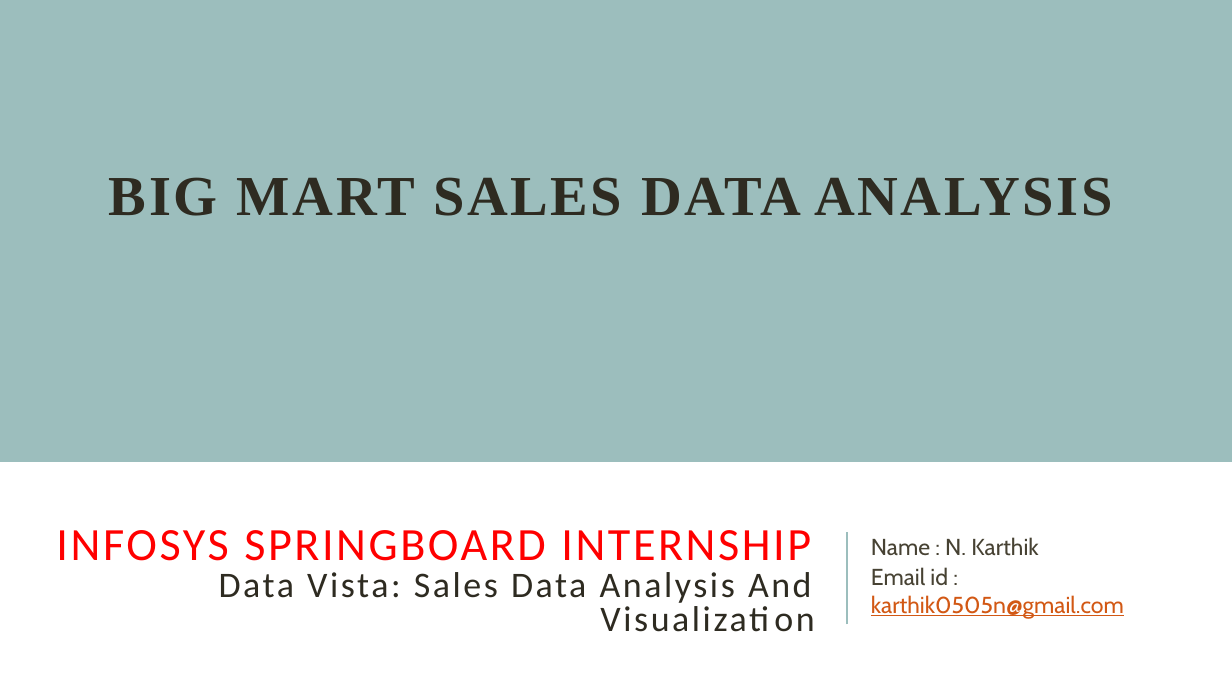
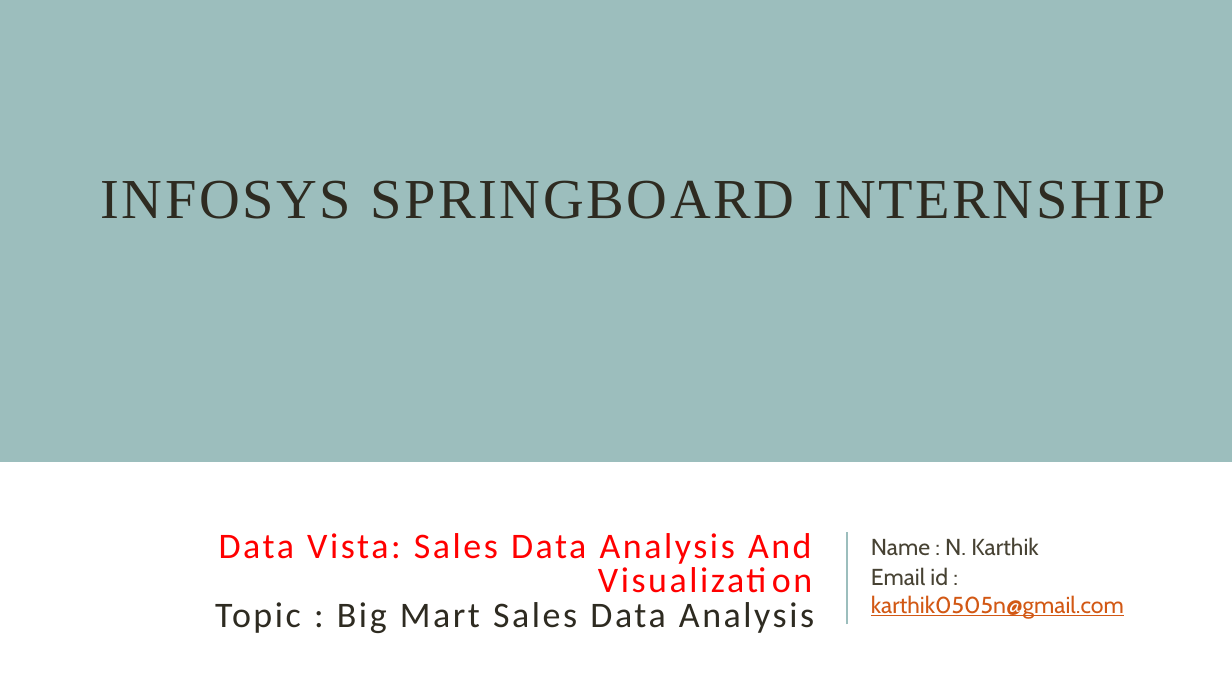
Before and after one commit to Karthik0505/KARTHIK.N_DataVista-Sales-Data-Analysis-and-Visualization_Infosys_Internship_Oct2024, a slide deck: slide 1 of Final_Project/PRESENTATION.pptx. Drawn at 1232x693 pixels with LibreOffice and Linux fonts; fonts in the diff are those of the drawing. Boxes give left, top, right and bottom in pixels: in the first picture for what was removed or moved away, otherwise in the second. Text is boxed around its words. In the diff, an @@ line names an element or a change of style, - is before the commit and + after.

```diff
--- a/Final_Project/PRESENTATION.pptx
+++ b/Final_Project/PRESENTATION.pptx
@@ text at [100, 180, 1166, 219]: text changed; bold off @@
-BIG MART SALES DATA ANALYSIS
+INFOSYS SPRINGBOARD INTERNSHIP
@@ title at [215, 533, 814, 633]: text changed; text colour #2E2B21 to #FF0000 @@
-INFOSYS SPRINGBOARD INTERNSHIP
-Data Vista: Sales Data Analysis And Visualization
+Data Vista: Sales Data Analysis And Visualization
+Topic : Big Mart Sales Data Analysis
```
Also in this commit, not shown: 2 other slides changed, 5 slides added, 3 slides removed.
